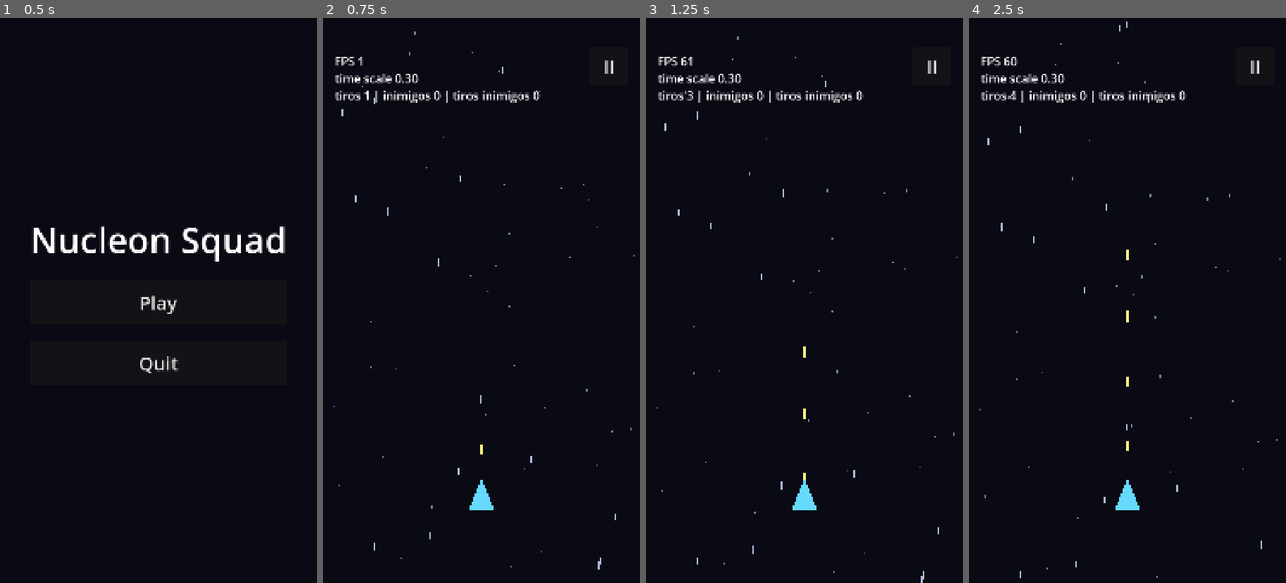
Above: before the commit, frames 1-4 (left to right).
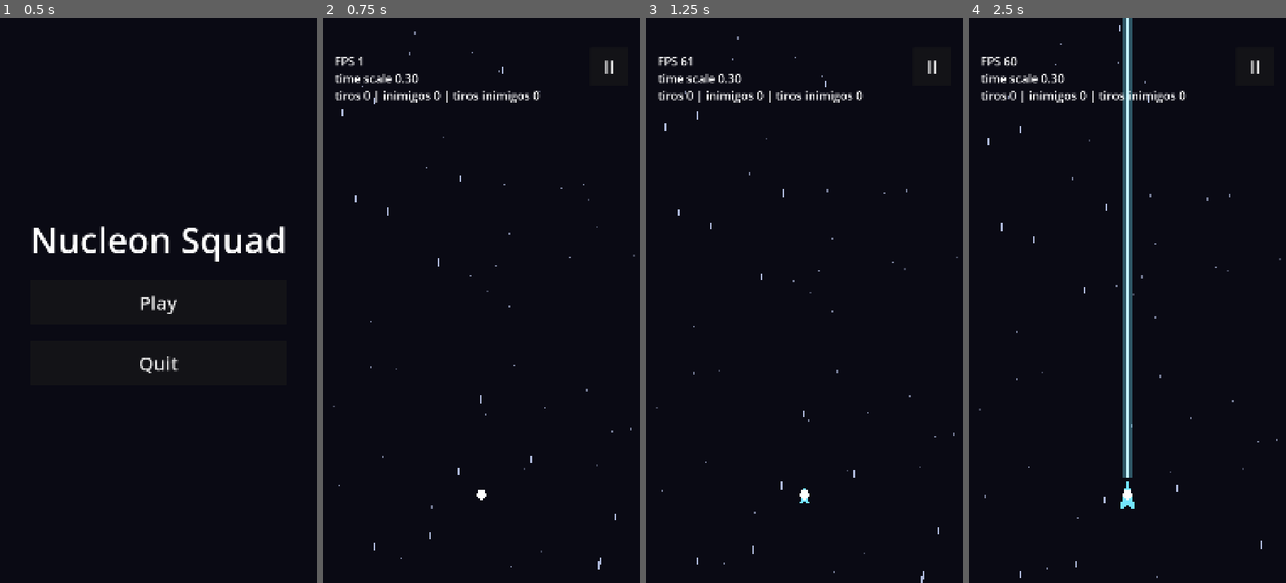
Above: after the commit, the same moments.

Repository: GDPonsoni/Nucleon-Squad-3D
Game: Godot game, scene res://scenes/menu.tscn
The game is run twice, just before and just after one commit, with the same random seed, the same clock (stepped at 60 frames per second) and the same inputs.
Inputs:
- Up to frame 1 (0.5 s): no input
- Up to frame 2 (0.75 s): click "Play" at 0.5 s
- Up to frame 3 (1.25 s): no input
- Up to frame 4 (2.5 s): click "II" at 1.25 s; click "Resume" at 2 s

Frame 1 is identical in both runs. In frame 2, 0.3% of the frame differs, in the area x 12-54%, y 12-88%; in frame 3, 0.3%; in frame 4, 2.7%, in the area x 12-54%, y 0-88%.

Commit message:
feat(player): adiciona 4 corpos com formato e arma definidos em dados
A nave passa a ser um núcleo fixo com corpo trocável. Corpos ficam em
data/bodies/ e a formação padrão em data/formations/default.tres.
MatchState guarda os corpos e o corpo ativo, sem assumir quantidade
fixa. O corpo se reconstrói a partir do núcleo antes de a arma ligar.
Remove o AutoGun.

Co-Authored-By: Claude Opus 5.5 <noreply@anthropic.com>

Diff:
--- /dev/null
+++ b/data/bodies/beam_body.tres
@@ -0,0 +1,11 @@
+[gd_resource type="Resource" script_class="BodyData" format=3]
+
+[ext_resource type="Script" path="res://scripts/player/body_data.gd" id="1_script"]
+[ext_resource type="Resource" path="res://data/weapons/beam.tres" id="2_weapon"]
+
+[resource]
+script = ExtResource("1_script")
+id = &"beam_body"
+color = Color(0.45, 0.9, 1, 1)
+shape = PackedVector2Array(0, -0.5, 0.3, 0.5, 0, 0.3, -0.3, 0.5)
+weapon = ExtResource("2_weapon")
--- /dev/null
+++ b/data/bodies/homing_body.tres
@@ -0,0 +1,11 @@
+[gd_resource type="Resource" script_class="BodyData" format=3]
+
+[ext_resource type="Script" path="res://scripts/player/body_data.gd" id="1_script"]
+[ext_resource type="Resource" path="res://data/weapons/homing.tres" id="2_weapon"]
+
+[resource]
+script = ExtResource("1_script")
+id = &"homing_body"
+color = Color(1, 0.65, 0.25, 1)
+shape = PackedVector2Array(0, -0.5, 0.5, 0.5, -0.5, 0.5)
+weapon = ExtResource("2_weapon")
--- /dev/null
+++ b/data/bodies/orbit_body.tres
@@ -0,0 +1,11 @@
+[gd_resource type="Resource" script_class="BodyData" format=3]
+
+[ext_resource type="Script" path="res://scripts/player/body_data.gd" id="1_script"]
+[ext_resource type="Resource" path="res://data/weapons/orbit.tres" id="2_weapon"]
+
+[resource]
+script = ExtResource("1_script")
+id = &"orbit_body"
+color = Color(0.75, 0.55, 1, 1)
+shape = PackedVector2Array(0, -0.5, 0.42, -0.15, 0.42, 0.25, 0, 0.5, -0.42, 0.25, -0.42, -0.15)
+weapon = ExtResource("2_weapon")
--- /dev/null
+++ b/data/bodies/spread_body.tres
@@ -0,0 +1,11 @@
+[gd_resource type="Resource" script_class="BodyData" format=3]
+
+[ext_resource type="Script" path="res://scripts/player/body_data.gd" id="1_script"]
+[ext_resource type="Resource" path="res://data/weapons/spread.tres" id="2_weapon"]
+
+[resource]
+script = ExtResource("1_script")
+id = &"spread_body"
+color = Color(0.55, 1, 0.5, 1)
+shape = PackedVector2Array(0, -0.5, 0.15, -0.1, 0.5, 0.3, 0.5, 0.5, 0, 0.3, -0.5, 0.5, -0.5, 0.3, -0.15, -0.1)
+weapon = ExtResource("2_weapon")
--- /dev/null
+++ b/data/formations/default.tres
@@ -0,0 +1,12 @@
+[gd_resource type="Resource" script_class="FormationData" format=3]
+
+[ext_resource type="Script" path="res://scripts/player/formation_data.gd" id="1_script"]
+[ext_resource type="Script" path="res://scripts/player/body_data.gd" id="2_body_script"]
+[ext_resource type="Resource" path="res://data/bodies/beam_body.tres" id="3_beam"]
+[ext_resource type="Resource" path="res://data/bodies/spread_body.tres" id="4_spread"]
+[ext_resource type="Resource" path="res://data/bodies/homing_body.tres" id="5_homing"]
+[ext_resource type="Resource" path="res://data/bodies/orbit_body.tres" id="6_orbit"]
+
+[resource]
+script = ExtResource("1_script")
+bodies = Array[ExtResource("2_body_script")]([ExtResource("3_beam"), ExtResource("4_spread"), ExtResource("5_homing"), ExtResource("6_orbit")])
--- a/scripts/core/game.gd
+++ b/scripts/core/game.gd
@@ -7,12 +7,13 @@
 var enemy_bullets: NodePool
 var enemies: NodePool
 var context: CombatContext
-var gun: AutoGun
+var state: MatchState
 var time_controller: TimeController
 
 
 func _ready() -> void:
 	RenderingServer.set_default_clear_color(Params.background_color)
+	state = MatchState.new(load(Params.formation_path) as FormationData)
 
 	touch_input = TouchInput.new()
 	touch_input.name = "TouchInput"
@@ -42,15 +43,11 @@
 	player = Player.new()
 	player.name = "Player"
 	add_child(player)
+	player.setup(context)
 	player.bind_input(touch_input)
 
 	# Tiros inimigos por cima da nave, para ficarem sempre visíveis
 	add_child(enemy_bullets)
-
-	gun = AutoGun.new()
-	gun.name = "AutoGun"
-	add_child(gun)
-	gun.setup(player, player_bullets)
 
 	var spawner := EnemySpawner.new()
 	spawner.name = "EnemySpawner"
@@ -78,6 +75,13 @@
 		overlay.stats = _debug_stats
 		add_child(overlay)
 
+	_switch_to(0, 0.0)
+
+
+func _switch_to(index: int, invulnerable_seconds: float) -> void:
+	state.select(index)
+	player.set_body(state.current_body(), invulnerable_seconds)
+
 
 func _create_enemy() -> PoolItem:
 	var enemy := Enemy.new()
--- /dev/null
+++ b/scripts/core/match_state.gd
@@ -0,0 +1,41 @@
+class_name MatchState
+extends RefCounted
+## Estado da partida: corpos da formação, hits restantes de cada um e corpo ativo.
+## Não assume quantidade fixa de corpos.
+
+signal body_changed(index: int)
+
+var bodies: Array[BodyData] = []
+var hits_left: PackedInt32Array = PackedInt32Array()
+var current: int = 0
+
+
+func _init(formation: FormationData) -> void:
+	bodies = formation.bodies.duplicate()
+	hits_left.resize(bodies.size())
+	hits_left.fill(Params.body_max_hits)
+
+
+func current_body() -> BodyData:
+	return bodies[current]
+
+
+func is_alive(index: int) -> bool:
+	return hits_left[index] > 0
+
+
+func alive_indices() -> Array[int]:
+	var result: Array[int] = []
+	for i in bodies.size():
+		if is_alive(i):
+			result.append(i)
+	return result
+
+
+func dead_count() -> int:
+	return bodies.size() - alive_indices().size()
+
+
+func select(index: int) -> void:
+	current = index
+	body_changed.emit(index)
--- a/scripts/core/params.gd
+++ b/scripts/core/params.gd
@@ -31,15 +31,21 @@
 # --- Nave ---
 var ship_speed: float = 3000.0  # px/s máximos (escalado pelo time scale)
 var drag_sensitivity: float = 1.0  # 1.0 = nave anda o mesmo que o dedo
-var ship_size: Vector2 = Vector2(90.0, 110.0)
-var ship_color: Color = Color(0.4, 0.85, 1.0)
+var ship_size: Vector2 = Vector2(90.0, 110.0)  # tamanho de referência dos corpos
 var ship_start_bottom_offset: float = 300.0  # distância da base da tela
+var nucleus_radius: float = 16.0  # também é a hitbox da nave
+var nucleus_color: Color = Color(1.0, 1.0, 1.0)
+var crack_start_angle: float = 0.8  # rad; posição da 1ª rachadura do núcleo
+var crack_angle_step: float = 2.1  # rad entre rachaduras
 
-# --- Tiro ---
-var fire_rate: float = 10.0  # tiros por segundo
-var bullet_speed: float = 2200.0  # px/s
-var bullet_size: Vector2 = Vector2(10.0, 36.0)
-var bullet_color: Color = Color(1.0, 0.95, 0.5)
+# --- Corpos (formas e armas ficam em data/) ---
+var formation_path: String = "res://data/formations/default.tres"
+var body_max_hits: int = 3
+var body_rebuild_seconds: float = 0.35
+var invulnerability_blink_hz: float = 12.0
+var invulnerability_alpha: float = 0.3
+
+# --- Projéteis do jogador ---
 var player_bullet_pool_size: int = 128
 
 # --- Inimigos e fase (tipos e ondas ficam em data/) ---
--- /dev/null
+++ b/scripts/player/body_data.gd
@@ -0,0 +1,9 @@
+class_name BodyData
+extends Resource
+## Corpo da nave: formato + arma. Valores em data/bodies/*.tres.
+
+@export var id: StringName
+@export var color: Color = Color.WHITE
+## Contorno em unidades (-0.5..0.5, ponta em y = -0.5), escalado por Params.ship_size.
+@export var shape: PackedVector2Array = PackedVector2Array()
+@export var weapon: WeaponData
--- /dev/null
+++ b/scripts/player/formation_data.gd
@@ -0,0 +1,6 @@
+class_name FormationData
+extends Resource
+## Formação escolhida antes da partida: lista de corpos (qualquer quantidade).
+## Valores em data/formations/*.tres.
+
+@export var bodies: Array[BodyData] = []
--- a/scripts/player/player.gd
+++ b/scripts/player/player.gd
@@ -1,11 +1,23 @@
 class_name Player
 extends Node2D
-## Nave placeholder: triângulo desenhado por código.
+## Nave: núcleo fixo + corpo trocável (formato e arma vêm de BodyData).
 ## Controle relativo: a nave segue o deslocamento do dedo desde o toque inicial.
 
+var body: BodyData  # null = só o núcleo (corpo destruído, aguardando escolha)
+var weapon: Weapon
+var cracks: int = 0:  # rachaduras no núcleo, uma por corpo perdido
+	set(value):
+		cracks = value
+		queue_redraw()
+
+var _context: CombatContext
 var _touch_origin: Vector2
 var _ship_origin: Vector2
 var _target: Vector2
+var _build: float = 1.0  # 0 = só o núcleo, 1 = corpo completo
+var _build_tween: Tween
+var _invulnerable_left: float = 0.0
+var _blink_clock: float = 0.0
 
 
 func _ready() -> void:
@@ -14,24 +26,77 @@
 	_target = position
 
 
+func setup(context: CombatContext) -> void:
+	_context = context
+
+
 func bind_input(touch: TouchInput) -> void:
 	touch.touch_started.connect(_on_touch_started)
 	touch.touch_moved.connect(_on_touch_moved)
+
+
+## Monta um corpo novo: o corpo se reconstrói a partir do núcleo e a arma liga ao final.
+func set_body(data: BodyData, invulnerable_seconds: float) -> void:
+	clear_body()
+	body = data
+	weapon = Weapon.create(data.weapon, _context)
+	weapon.show_behind_parent = true
+	add_child(weapon)
+	weapon.set_active(false)
+	start_invulnerability(invulnerable_seconds)
+	_build_tween = create_tween()
+	_build_tween.tween_method(_set_build, 0.0, 1.0, Params.body_rebuild_seconds)
+	_build_tween.finished.connect(weapon.set_active.bind(true))
+
+
+## Fica só o núcleo (corpo destruído).
+func clear_body() -> void:
+	if _build_tween != null:
+		_build_tween.kill()
+	if weapon != null:
+		weapon.queue_free()
+		weapon = null
+	body = null
+	_set_build(0.0)
+
+
+func start_invulnerability(seconds: float) -> void:
+	_invulnerable_left = maxf(_invulnerable_left, seconds)
+
+
+func is_vulnerable() -> bool:
+	return body != null and _build >= 1.0 and _invulnerable_left <= 0.0
 
 
 func _process(delta: float) -> void:
 	# delta já vem escalado pelo time scale: a nave reflete a câmera lenta
 	position = position.move_toward(_target, Params.ship_speed * delta)
 
+	if _invulnerable_left > 0.0:
+		_invulnerable_left -= delta
+		_blink_clock += delta
+		var lit: bool = fmod(_blink_clock * Params.invulnerability_blink_hz, 1.0) < 0.5
+		self_modulate.a = 1.0 if lit or _invulnerable_left <= 0.0 else Params.invulnerability_alpha
+	elif self_modulate.a < 1.0:
+		self_modulate.a = 1.0
+
 
 func _draw() -> void:
-	var half: Vector2 = Params.ship_size * 0.5
-	var points := PackedVector2Array([
-		Vector2(0.0, -half.y),
-		Vector2(half.x, half.y),
-		Vector2(-half.x, half.y),
-	])
-	draw_colored_polygon(points, Params.ship_color)
+	if body != null and _build > 0.0:
+		var points := PackedVector2Array()
+		for point in body.shape:
+			points.append(point * Params.ship_size * _build)
+		draw_colored_polygon(points, body.color)
+
+	draw_circle(Vector2.ZERO, Params.nucleus_radius, Params.nucleus_color)
+	for i in cracks:
+		var dir := Vector2.from_angle(Params.crack_start_angle + i * Params.crack_angle_step)
+		draw_line(dir * Params.nucleus_radius * 0.2, dir * Params.nucleus_radius, Params.background_color, 3.0)
+
+
+func _set_build(value: float) -> void:
+	_build = value
+	queue_redraw()
 
 
 func _on_touch_started(pos: Vector2) -> void:
--- a/scripts/weapons/auto_gun.gd
+++ /dev/null
@@ -1,24 +0,0 @@
-class_name AutoGun
-extends Node
-## Tiro automático contínuo a partir da ponta da nave.
-
-var _shooter: Node2D
-var _pool: NodePool
-var _cooldown: float = 0.0
-
-
-func setup(shooter: Node2D, pool: NodePool) -> void:
-	_shooter = shooter
-	_pool = pool
-
-
-func _process(delta: float) -> void:
-	# delta escalado: a cadência também desacelera na câmera lenta
-	_cooldown -= delta
-	if _cooldown > 0.0:
-		return
-	_cooldown += 1.0 / Params.fire_rate
-	var bullet := _pool.acquire() as Bullet
-	if bullet != null:
-		bullet.activate(_shooter.position + Vector2(0.0, -Params.ship_size.y * 0.5),
-			Vector2(0.0, -Params.bullet_speed), 1, Params.bullet_size, Params.bullet_color, Bullet.Shape.RECT)
Not shown, added: scripts/core/match_state.gd.uid
Not shown, added: scripts/player/body_data.gd.uid
Not shown, added: scripts/player/formation_data.gd.uid
Not shown, removed: scripts/weapons/auto_gun.gd.uid
